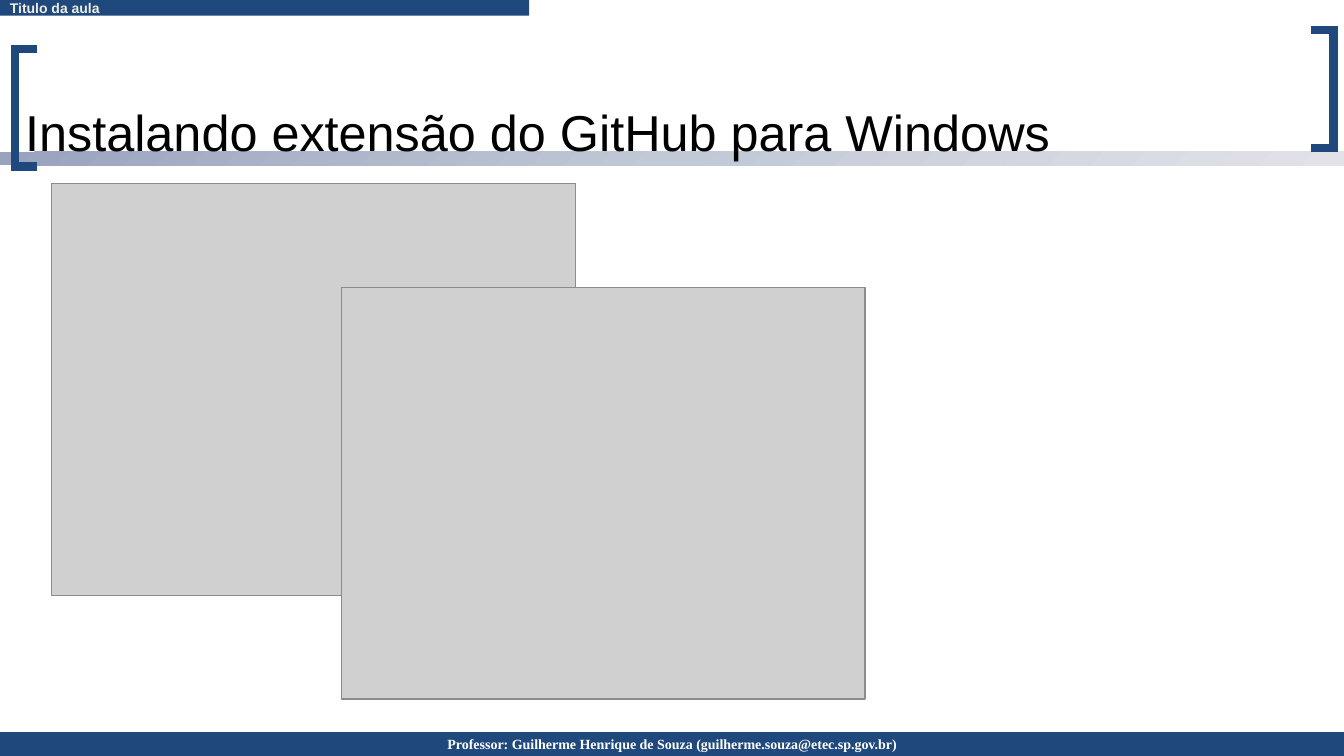
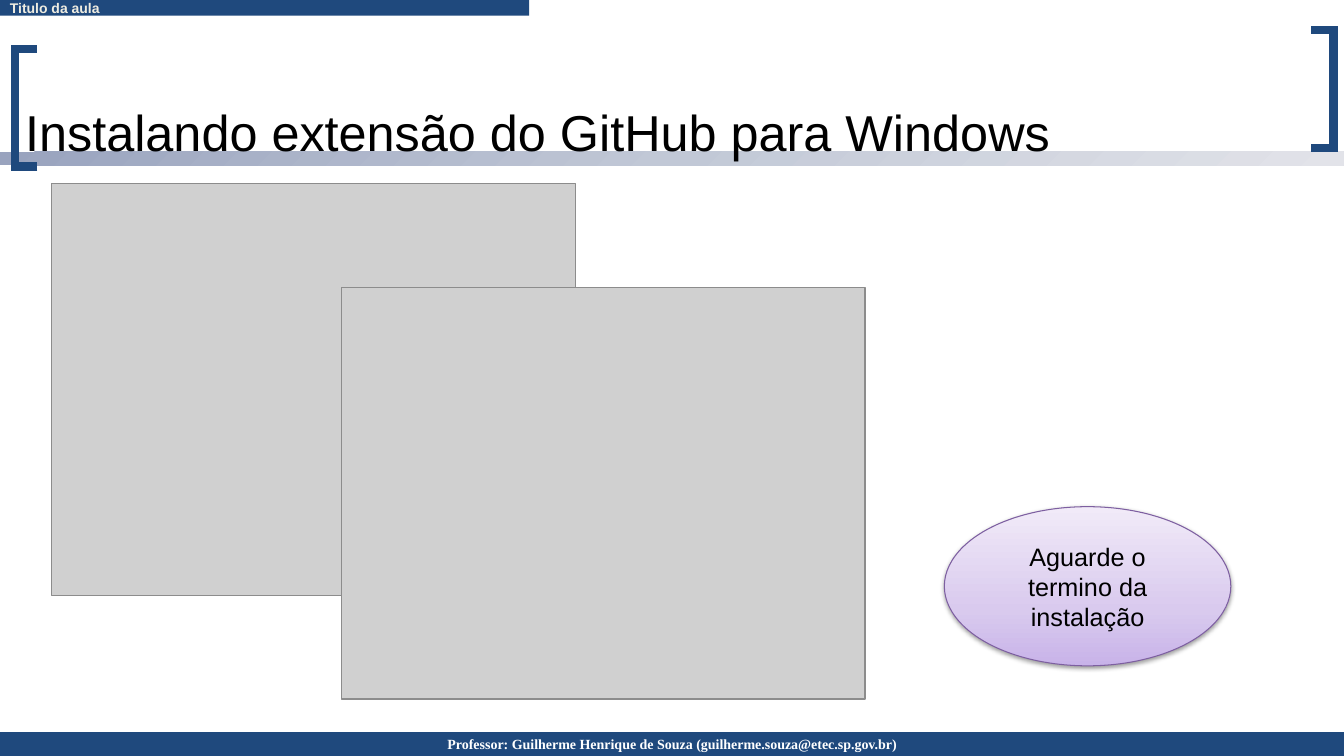
Before and after one commit to guilhermehsouza/Aulas, a slide deck: slide 9 of ProjetoBS - Parte 2 - Instalando extensão do GitHub para Windows.pptx (slide 10 before the commit). Drawn at 1344x756 pixels with LibreOffice and Linux fonts; fonts in the diff are those of the drawing; grey boxes stand for pictures. Boxes give left, top, right and bottom in pixels: in the first picture for what was removed or moved away, otherwise in the second. Text is boxed around its words. In the diff, an @@ line names an element or a change of style, - is before the commit and + after.

```diff
--- a/ProjetoBS - Parte 2 - Instalando extensão do GitHub para Windows.pptx
+++ b/ProjetoBS - Parte 2 - Instalando extensão do GitHub para Windows.pptx
@@ ellipse added at (x1=945, y1=507, x2=1231, y2=666), fill gradient #C9B5E8 to #D8CBEE to #F0EAF9, outline #7D60A0 0.75 pt, 18 pt, text #000000 @@
+Aguarde o termino da instalação
```
Also in this commit, not shown: 8 other slides changed, 1 slide removed.
